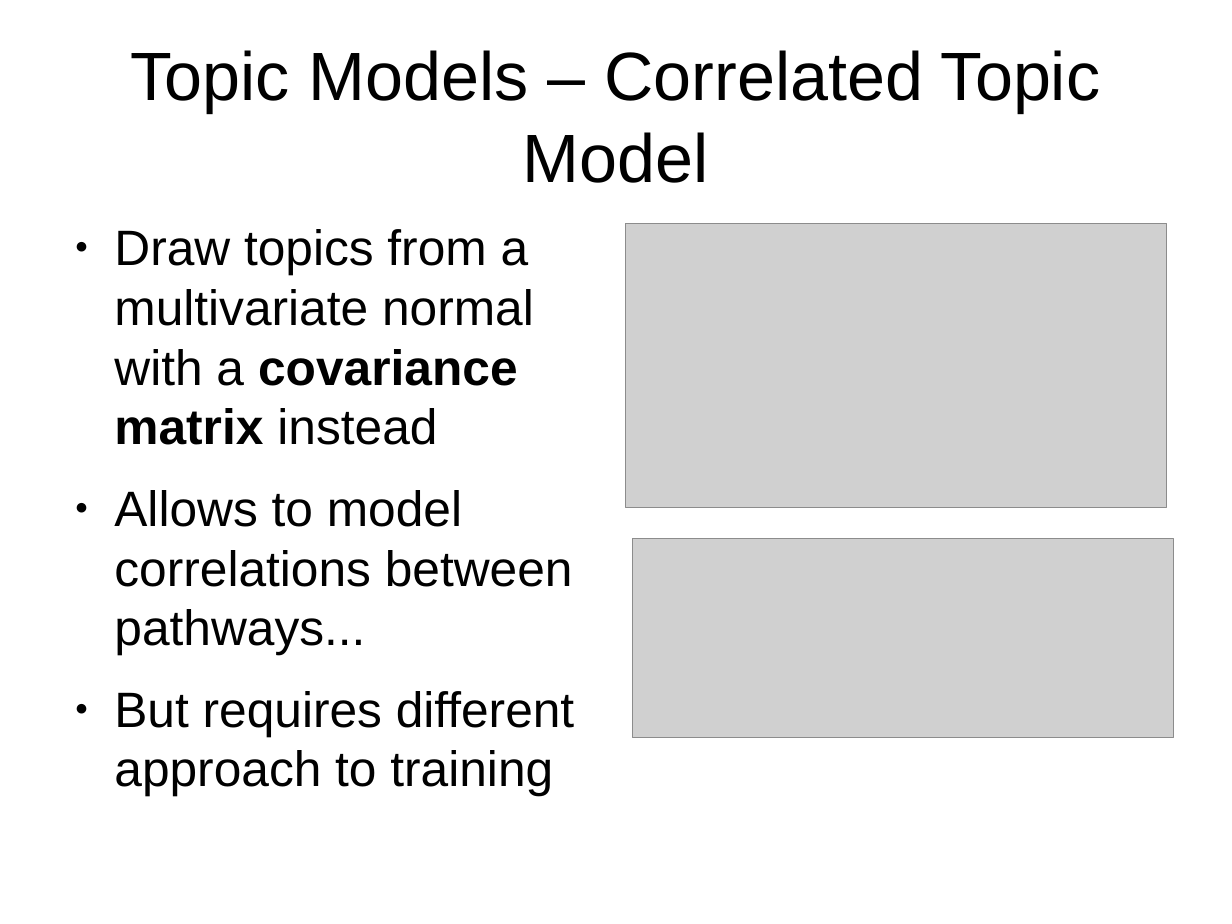
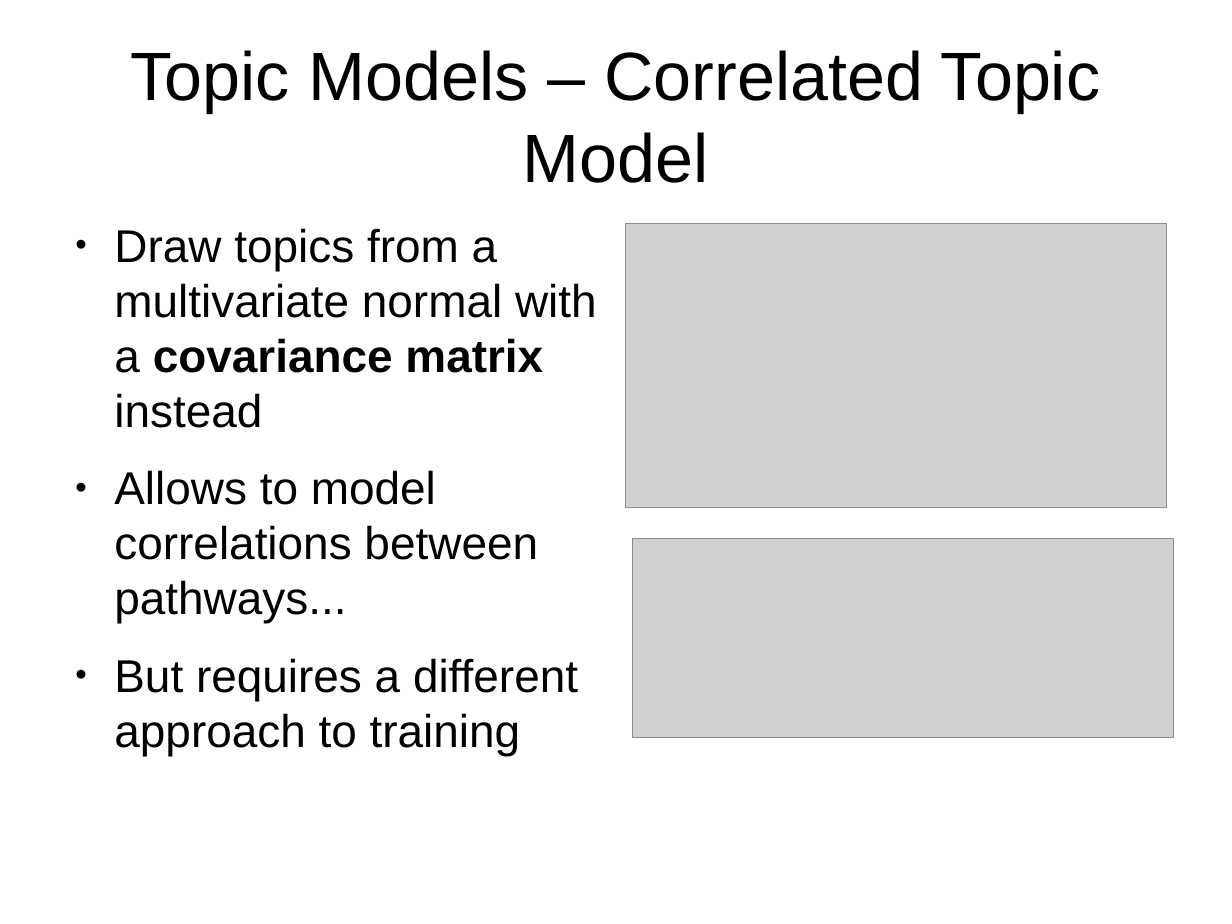
Before and after one commit to mildbyte/part2-dissertation, a slide deck: slide 7 of other/progress-report-presentation.odp. Drawn at 1232x924 pixels with LibreOffice and Linux fonts; fonts in the diff are those of the drawing; grey boxes stand for pictures. Boxes give left, top, right and bottom in pixels: in the first picture for what was removed or moved away, otherwise in the second. Text is boxed around its words. In the diff, an @@ line names an element or a change of style, - is before the commit and + after.

```diff
--- a/other/progress-report-presentation.odp
+++ b/other/progress-report-presentation.odp
@@ text at [114,228,597,623]: size 32 to 29.6 pt in "Draw topics from a multivariate normal with ...", "Allows to model correlations between pathways..." @@
@@ text at [114,658,578,756]: text changed; size 32 to 29.6 pt @@
-● But requires different approach to training
+● But requires a different approach to training
```
Also in this commit, not shown: 2 other slides changed, 1 slide removed.
